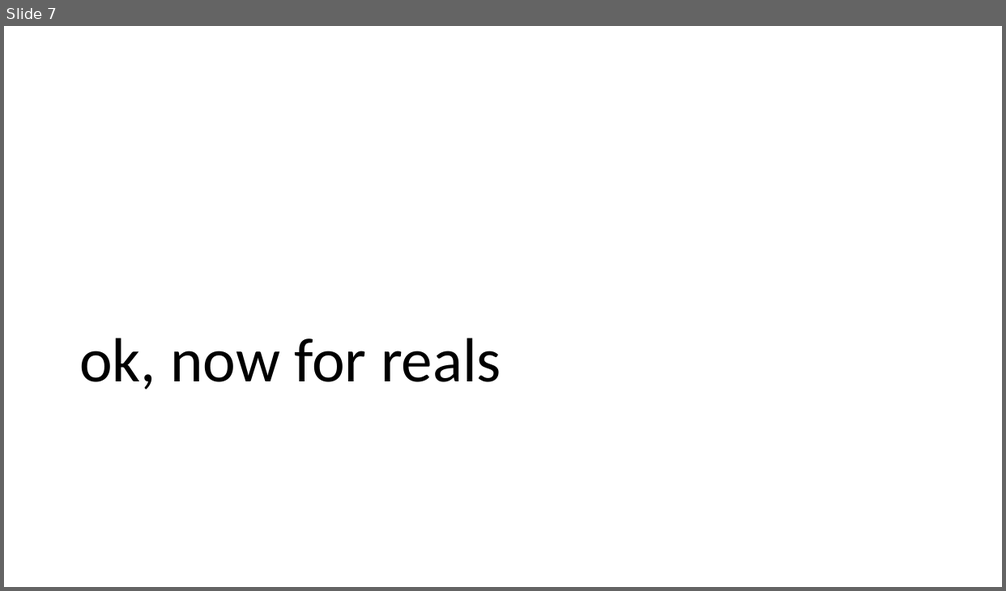
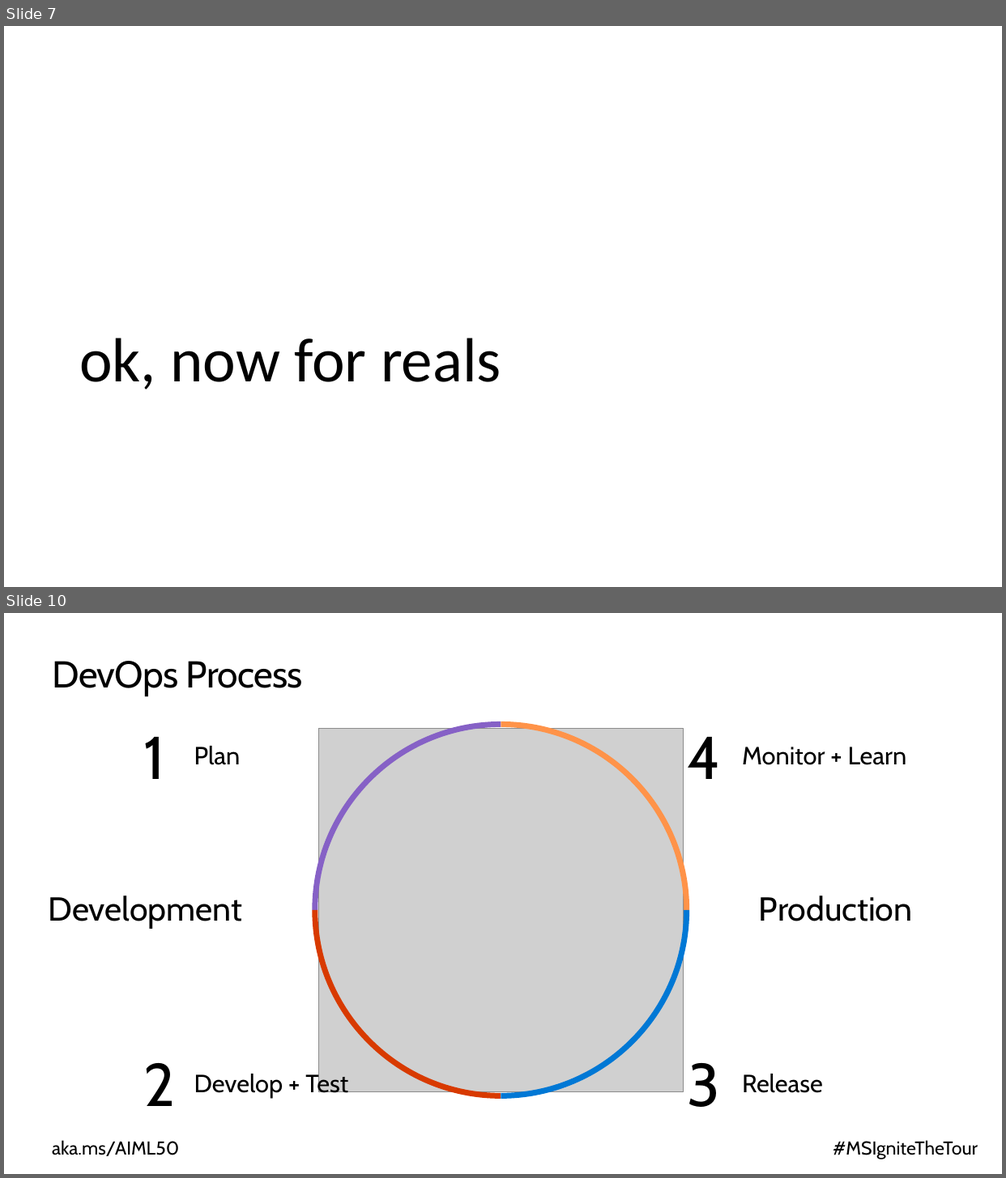
Before and after one commit to cloudscaleml/workshop, a slide deck: powerpoint/MLOps.pptx. Shown one above the other, each under a label of ours: slide 7 before the commit, slides 7 and 10 after it; the slides between them are not shown. The pictures are 1006x591 and 1006x1178 pixels, drawn with LibreOffice and Linux fonts; fonts in the diff are those of the drawing; grey boxes stand for pictures; background and template pictures are left out. Boxes give left, top, right and bottom in pixels: in the first picture for what was removed or moved away, otherwise in the second. Text is boxed around its words. In the diff, an @@ line names an element or a change of style, - is before the commit and + after.

```diff
--- a/powerpoint/MLOps.pptx
+++ b/powerpoint/MLOps.pptx
@@ slide 10 added at (4, 613, 1002, 1174), background #FFFFFF @@
@@ title added at (52, 661, 303, 696), 36 pt, text #000000 @@
+DevOps Process
@@ freeform shape added at (313, 722, 501, 910), fill #8661C6 @@
@@ picture added at (318, 728, 683, 1093) @@
@@ freeform shape added at (501, 722, 690, 910), fill #FF9349 @@
@@ text added at (144, 737, 165, 779), 58 pt, text #000000 @@
+1
@@ text added at (194, 746, 241, 765), 24 pt, text #000000 @@
+Plan
@@ text added at (688, 737, 722, 779), 58 pt, text #000000 @@
+4
@@ text added at (742, 747, 907, 765), 24 pt, text #000000 @@
+Monitor + Learn
@@ text added at (48, 896, 242, 929), 32 pt, text #000000 @@
+Development
@@ text added at (759, 896, 912, 922), 32 pt, text #000000 @@
+Production
@@ freeform shape added at (313, 910, 501, 1099), fill #D83A00 @@
@@ freeform shape added at (501, 910, 690, 1099), fill #0078D5 @@
@@ text added at (144, 1063, 176, 1106), 58 pt, text #000000 @@
+2
@@ text added at (194, 1071, 348, 1098), 24 pt, text #000000 @@
+Develop + Test
@@ text added at (688, 1063, 721, 1107), 58 pt, text #000000 @@
+3
@@ text added at (742, 1074, 823, 1093), 24 pt, text #000000 @@
+Release
@@ text added at (52, 1140, 179, 1157), 18 pt, text #000000 @@
+aka.ms/AIML50
@@ text added at (833, 1140, 978, 1160), 18 pt, text #000000 @@
+#MSIgniteTheTour
```
Also in this commit, not shown: 1 slide changed, 34 other slides added, 15 slides removed.
